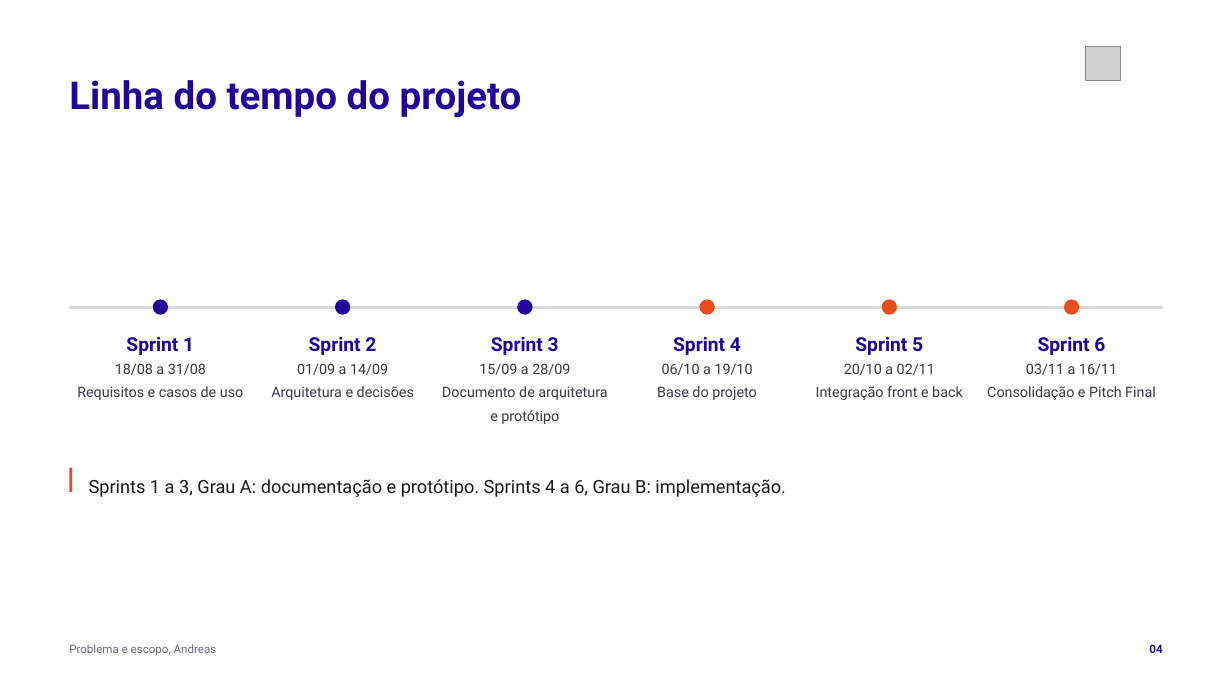
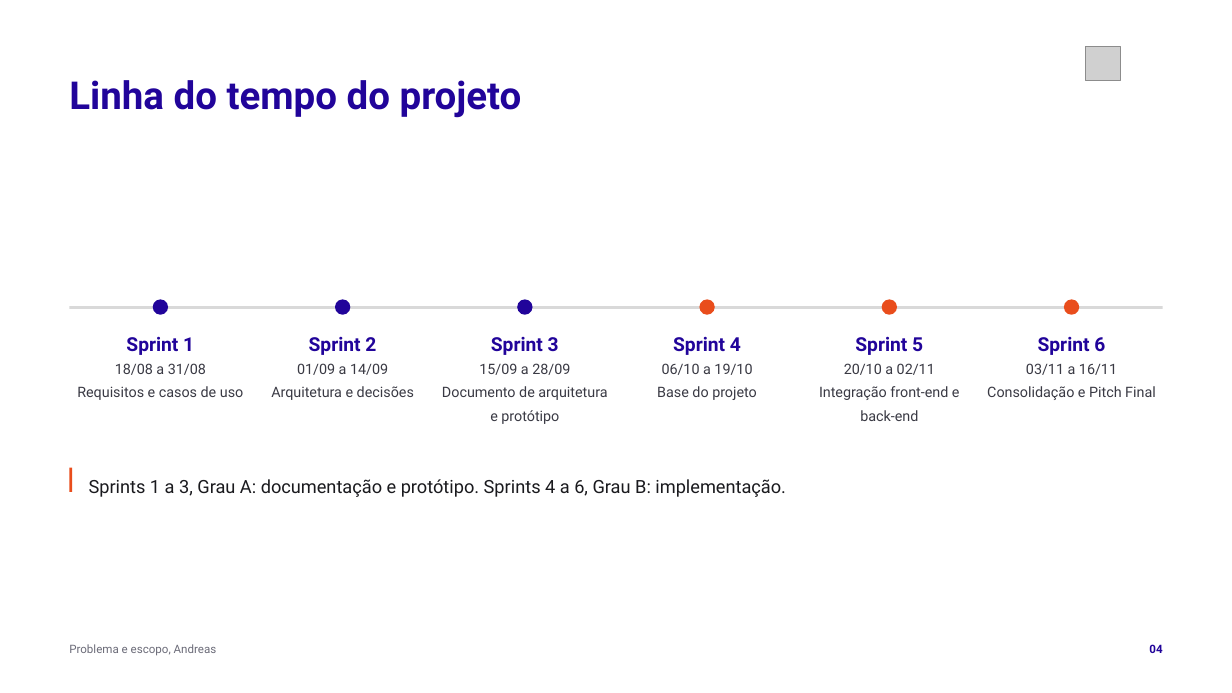
Before and after one commit to tcpassos/invite-app, a slide deck: slide 4 of trabalhos/T3-Apresentacao-Intermediaria.pptx. Drawn at 1232x693 pixels with LibreOffice and Linux fonts; fonts in the diff are those of the drawing; grey boxes stand for pictures. Boxes give left, top, right and bottom in pixels: in the first picture for what was removed or moved away, otherwise in the second. Text is boxed around its words. In the diff, an @@ line names an element or a change of style, - is before the commit and + after.

```diff
--- a/trabalhos/T3-Apresentacao-Intermediaria.pptx
+++ b/trabalhos/T3-Apresentacao-Intermediaria.pptx
@@ text at [819,386,960,421]: text changed @@
-Integração front e back
+Integração front-end e back-end
```
Also in this commit, not shown: 5 other slides changed, 3 other files.
